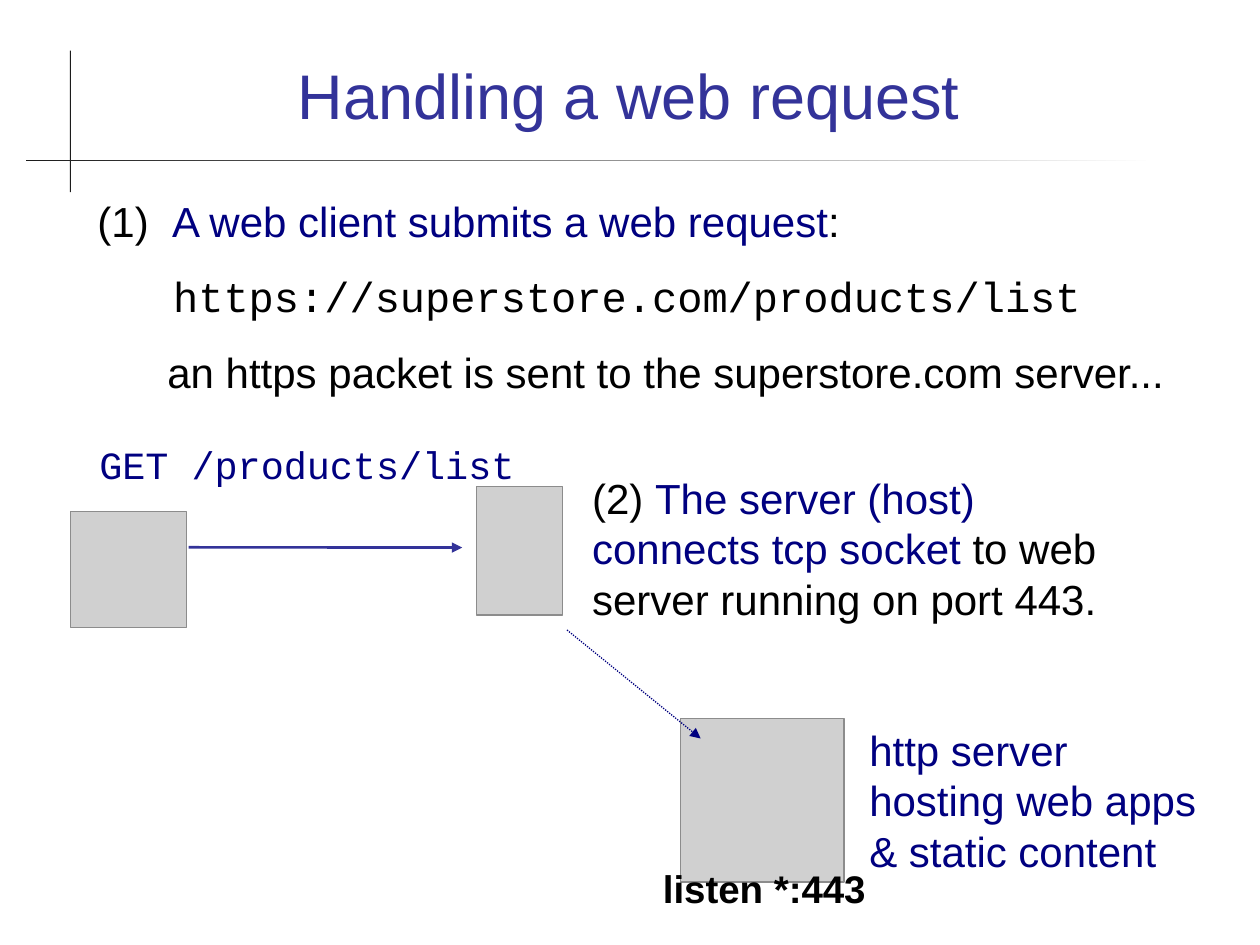
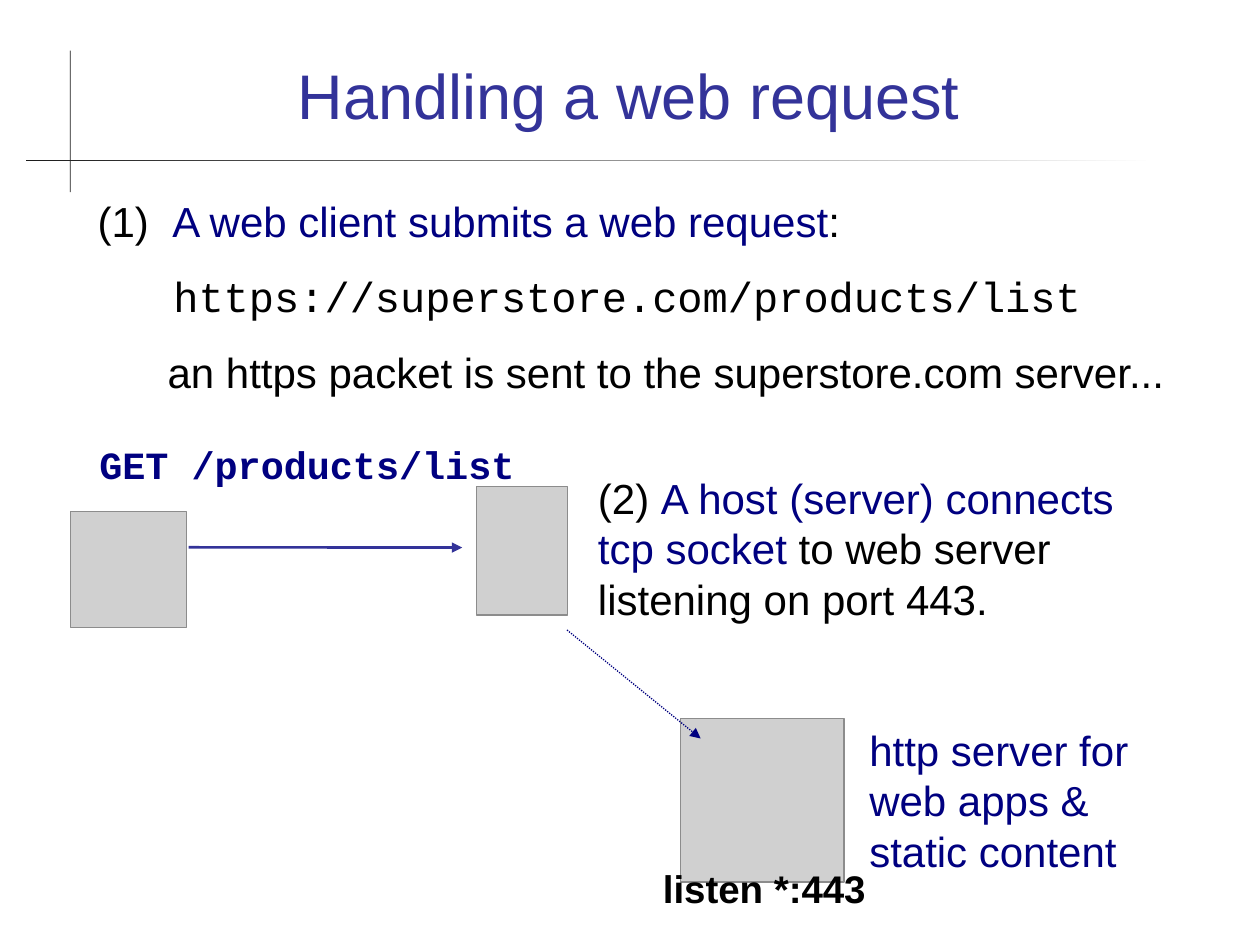
Before and after one commit to cpske/ISP, a slide deck: slide 3 of web/Frameworks.ppt. Drawn at 1260x945 pixels with LibreOffice and Linux fonts; fonts in the diff are those of the drawing; grey boxes stand for pictures. Boxes give left, top, right and bottom in pixels: in the first picture for what was removed or moved away, otherwise in the second. Text is boxed around its words. In the diff, an @@ line names an element or a change of style, - is before the commit and + after.

```diff
--- a/web/Frameworks.ppt
+++ b/web/Frameworks.ppt
@@ text "GET /products/list" at (99,451,515,490): bold on @@
@@ picture: place and size @@
-picture at (476,486,563,615)
+picture at (476,486,568,615)
@@ text at (598,483,1114,623): text changed; text colour #000080 to #000000 @@
-(2) The server (host) connects tcp socket to web server running on port 443.
+(2) A host (server) connects tcp socket to web server listening on port 443.
@@ text at (869,735,1128,868): text changed @@
-http server hosting web apps & static content
+http server for web apps & static content
```
Also in this commit, not shown: 5 other slides changed, 2 slides added, 5 other files.
